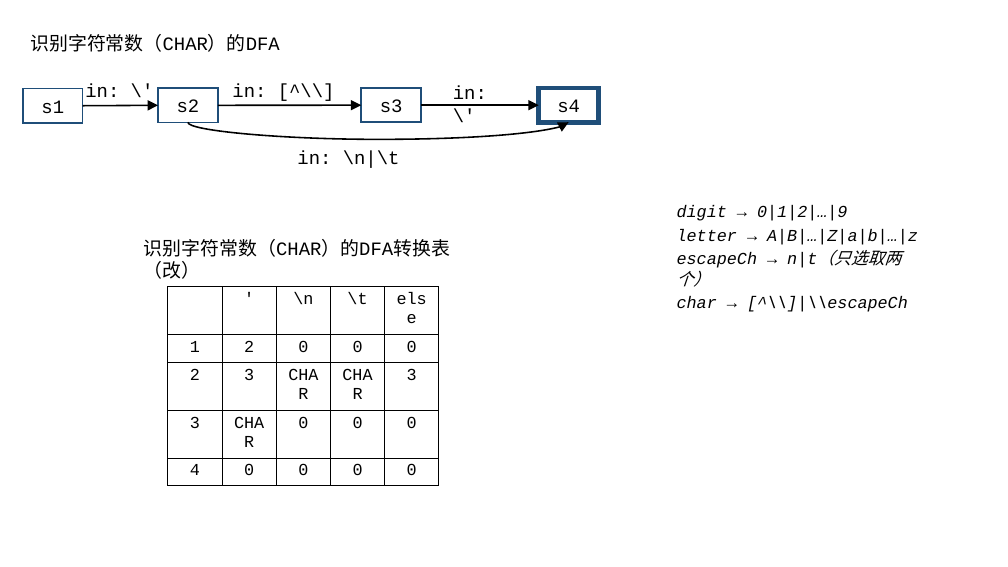
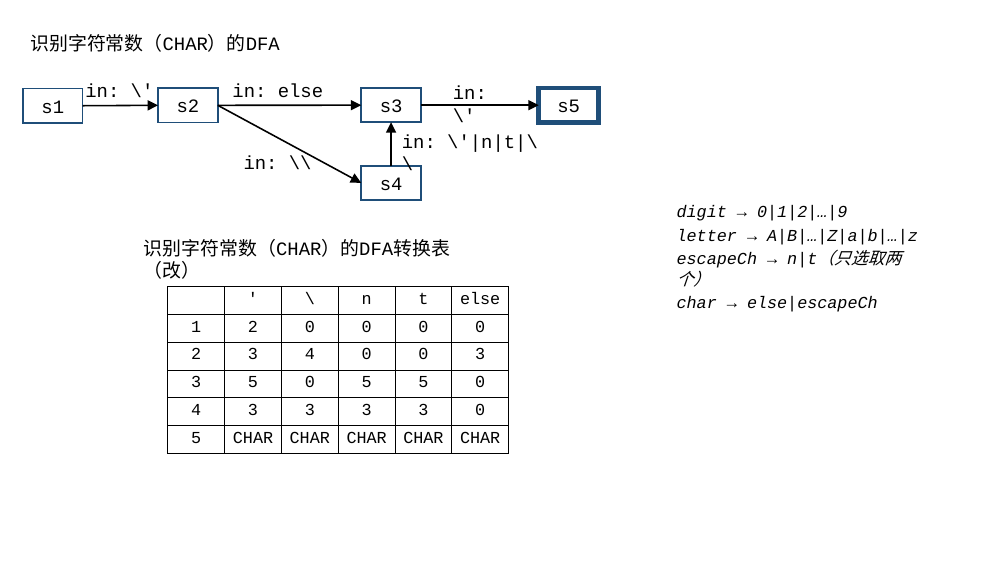
Before and after one commit to AtoshDustosh/Syntactic-Analysis, a slide deck: slide 14 of lexical analysis design.pptx. Drawn at 1008x567 pixels with LibreOffice and Linux fonts; fonts in the diff are those of the drawing. Boxes give left, top, right and bottom in pixels: in the first picture for what was removed or moved away, otherwise in the second. Text is boxed around its words. In the diff, an @@ line names an element or a change of style, - is before the commit and + after.

```diff
--- a/lexical analysis design.pptx
+++ b/lexical analysis design.pptx
@@ text added at (232,84,323,98), 18 pt, text #000000 @@
+in: else
@@ rectangle added at (539,88,599,123), fill #FFFFFF, outline #1F4E79 4.5 pt, 18 pt, text #000000 @@
+s5
@@ arrow added from (218, 105) to (361, 183), #000000 1.5 pt @@
@@ curved arrow removed from (188, 123) to (569, 123) @@
@@ arrow added from (391, 166) to (391, 123), #000000 1.5 pt @@
@@ text at (402,135,538,152): text changed @@
-in: \n|\t
+in: \'|n|t|\\
@@ text at (244,156,278,169): text changed @@
-in: [^\\]
+in: \\
@@ rectangle "s4": place and size @@
-rectangle "s4" at (539,88,599,123)
+rectangle "s4" at (361,166,421,200)
@@ rectangle "s4" at (361,166,421,200): outline #1F4E79 4.5 pt to #1F4E79 1.5 pt @@
@@ table at (168,287,508,453) @@
- | ' | \n | \t | else
-1 | 2 | 0 | 0 | 0
-2 | 3 | CHAR | CHAR | 3
-3 | CHAR | 0 | 0 | 0
-4 | 0 | 0 | 0 | 0
+ | ' | \ | n | t | else
+1 | 2 | 0 | 0 | 0 | 0
+2 | 3 | 4 | 0 | 0 | 3
+3 | 5 | 0 | 5 | 5 | 0
+4 | 3 | 3 | 3 | 3 | 0
+5 | CHAR | CHAR | CHAR | CHAR | CHAR
@@ table: place and size @@
-table at (168,287,440,479)
+table at (168,287,508,453)
@@ text at (677,296,878,312): text changed @@
-char → [^\\]|\\escapeCh
+char → else|escapeCh
```
Also in this commit, not shown: 10 other slides changed, 1 slide added, 1 slide removed, 20 other files.
